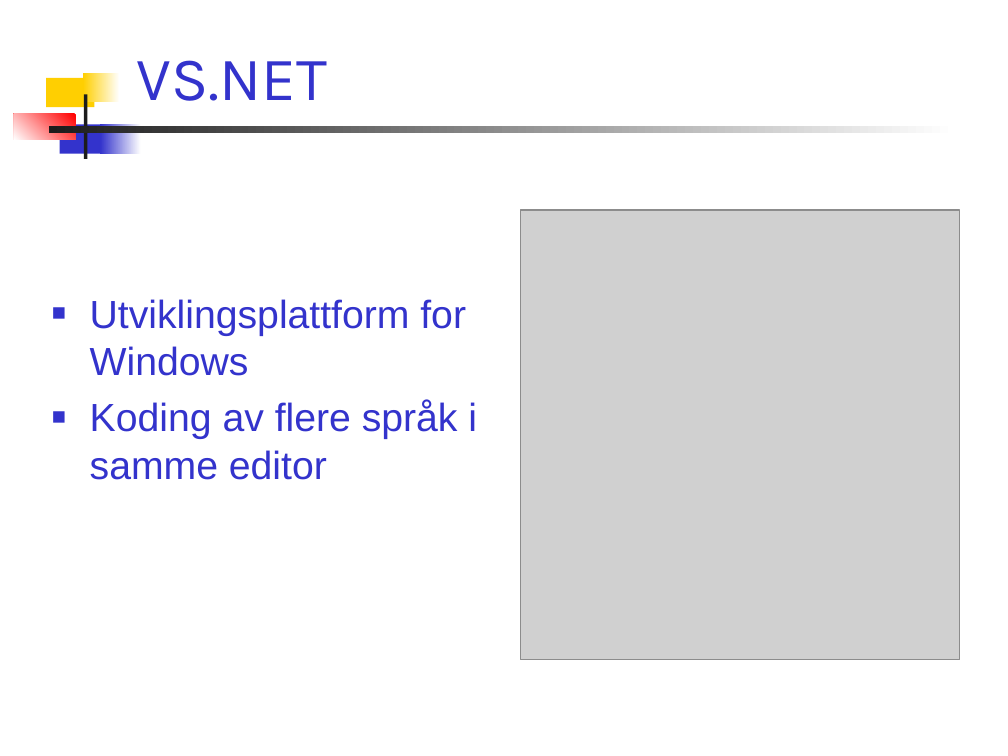
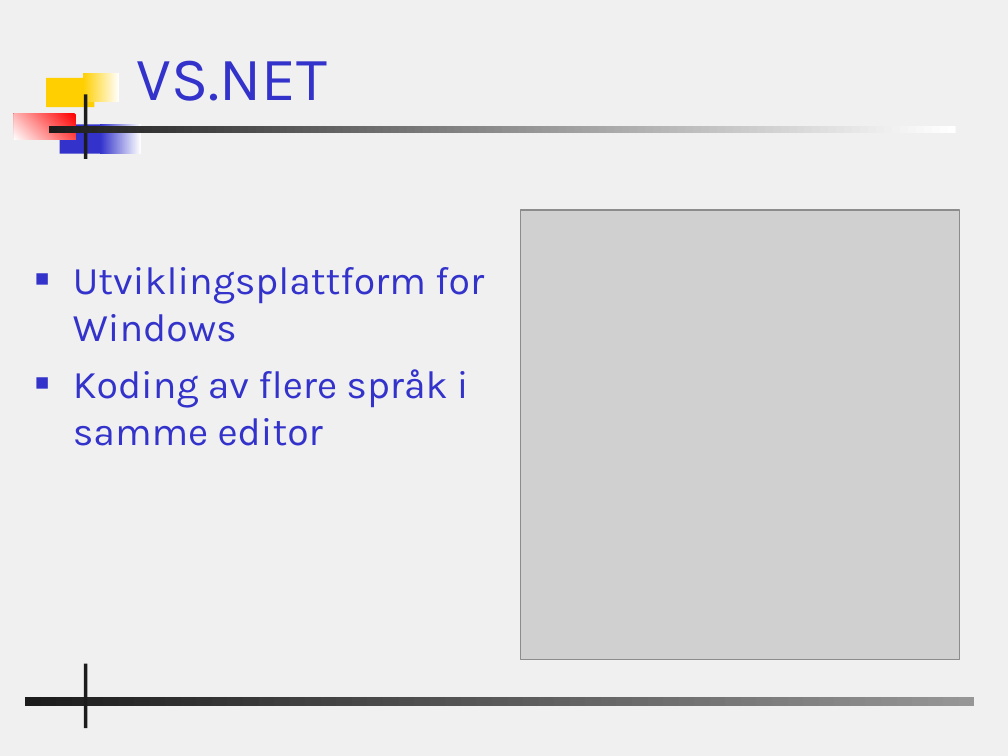
Before and after one commit to chucker/AnkhSVN, a slide deck: slide 7 of doc/powerpoint/Subversion_addin_for_VS.NET.ppt. Drawn at 1008x756 pixels with LibreOffice and Linux fonts; fonts in the diff are those of the drawing; grey boxes stand for pictures; background and template pictures are left out. Boxes give left, top, right and bottom in pixels: in the first picture for what was removed or moved away, otherwise in the second. Text is boxed around its words. In the diff, an @@ line names an element or a change of style, - is before the commit and + after.

Commit message:
Changed bg and some text.

```diff
--- a/doc/powerpoint/Subversion_addin_for_VS.NET.ppt
+++ b/doc/powerpoint/Subversion_addin_for_VS.NET.ppt
@@ background #FFFFFF to #F0F0F0 @@
@@ text "Utviklingsplattform for Windows": place and size @@
-text "Utviklingsplattform for Windows" at [90, 299, 477, 480]
+text "Utviklingsplattform for Windows" at [73, 267, 484, 446]
@@ text "Utviklingsplattform for Windows" at [73, 267, 484, 446]: font Arial to Karla @@
@@ rectangle added at [84, 663, 87, 728], fill #1C1C1C @@
@@ rectangle added at [25, 698, 975, 706], fill gradient #969696 to #1C1C1C @@
```
Also in this commit, not shown: 21 other slides changed, 2 slides added, 1 slide removed.
